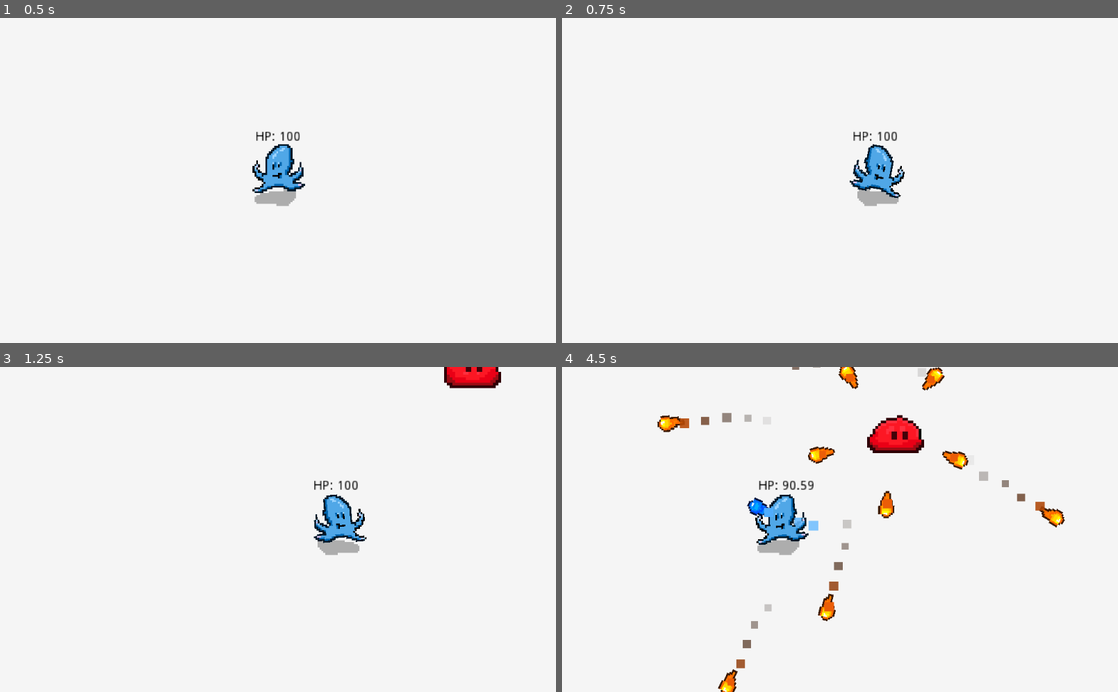
Above: before the commit, frames 1-4 (two rows, left to right).
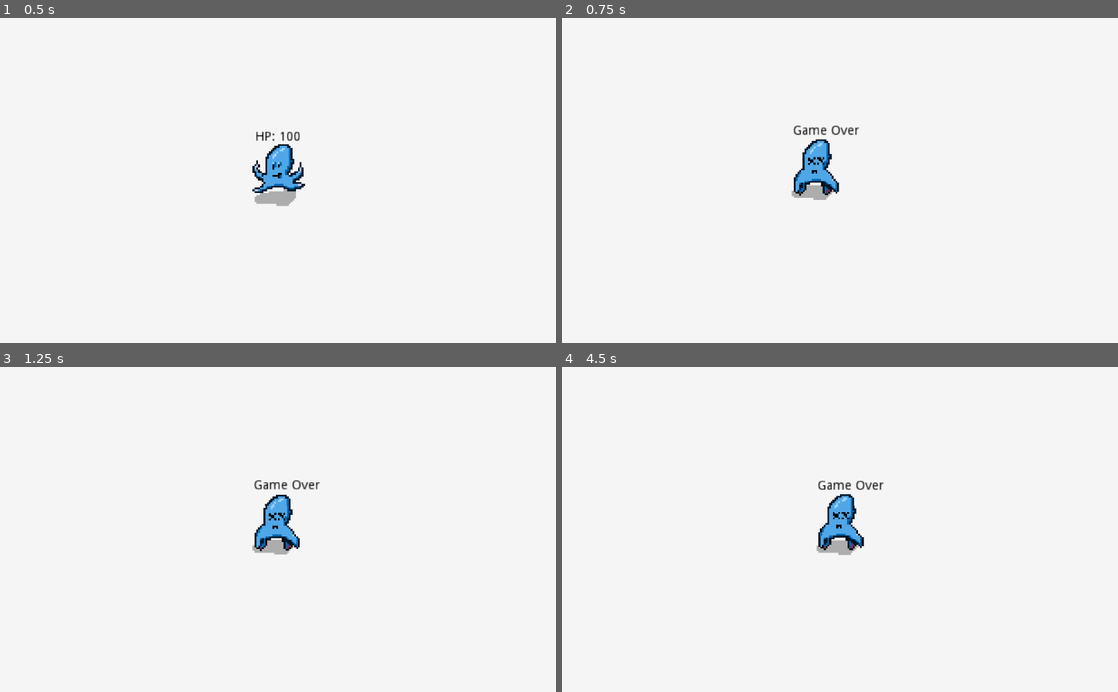
Above: after the commit, the same moments.

Repository: Talamander/gamechallenge
Game: Godot game, scene res://2D Version/World.tscn
The game is run twice, just before and just after one commit, with the same random seed, the same clock (stepped at 60 frames per second) and the same inputs.
Inputs (mouse positions are in pixels of both pictures, inside the frame that each line leads up to):
- Up to frame 1 (0.5 s): no input
- Up to frame 2 (0.75 s): tap Enter (ui_accept) at 0.5, 0.6 s; move the mouse to (962, 164) at 0.52 s; hold Right (ui_right) from 0.53 s (still down)
- Up to frame 3 (1.25 s): keep holding Right (ui_right); tap Enter (ui_accept) at 0.77, 1.07 s
- Up to frame 4 (4.5 s): move the mouse to (728, 545) at 1.27 s; release Right (ui_right) at 1.28 s; hold Down (ui_down) 1.28-2.03 s; click (728, 545) at 1.35 s; tap Enter (ui_accept) at 1.52, 1.55, 1.82, 2.1, 3.02, 3.05, 3.32, 3.6, 3.77, 4.07 s; move the mouse to (895, 458) at 2.02 s; hold Right (ui_right) 2.03-2.78 s; move the mouse to (812, 594) at 2.77 s; hold Up (ui_up) 2.78-3.53 s; click (812, 594) at 2.85 s; move the mouse to (1006, 578) at 3.52 s; hold Left (ui_left) from 3.53 s (still down); move the mouse to (673, 480) at 4.27 s; click (673, 480) at 4.35 s

Frame 1 is identical in both runs. In frame 2, 2.5% of the frame differs, in the area x 41-62%, y 33-58%; in frame 3, 3.1%; in frame 4, 5.9%, in the area x 17-91%, y 0-100%.
Error before the commit: Invalid set index 'enabled' (on base: 'Nil') with value of type 'bool'. (res://2D)

Commit message:
Like, Comment, and Subscribe
Final Push

Diff:
--- a/autoshooter/2D Version/Parent Classes/RayController.gd
+++ b/autoshooter/2D Version/Parent Classes/RayController.gd
@@ -11,11 +11,7 @@
 
 func _physics_process(delta):
 
-	#DEBUG
-	if Input.is_action_just_pressed("ui_accept"):
-		print("Rays: ", ray_list)
-		var delete = ray_list.pop_back()
-		delete.enabled = false
+
 
 
 
--- a/autoshooter/2D Version/Player/Player.gd
+++ b/autoshooter/2D Version/Player/Player.gd
@@ -70,6 +70,8 @@
 		playerHealth += 0.01;
 		healthLabel.text = "HP: " + String(playerHealth)
 
+	if Input.is_action_just_pressed("ui_accept"):
+		TakeDamage(100)
 
 #Animation System
 func animHandler():
--- a/autoshooter/2D Version/World.tscn
+++ b/autoshooter/2D Version/World.tscn
@@ -10,13 +10,40 @@
 script = ExtResource( 3 )
 
 [node name="Enemy" parent="." instance=ExtResource( 2 )]
-position = Vector2( 540, 236 )
+position = Vector2( 2255, -56 )
 
 [node name="Enemy2" parent="." instance=ExtResource( 2 )]
-position = Vector2( -197, 770 )
+position = Vector2( 1518, 478 )
 
 [node name="Enemy3" parent="." instance=ExtResource( 2 )]
-position = Vector2( -216, 73 )
+position = Vector2( 1499, -219 )
+
+[node name="Enemy4" parent="." instance=ExtResource( 2 )]
+position = Vector2( 1891, -401 )
+
+[node name="Enemy5" parent="." instance=ExtResource( 2 )]
+position = Vector2( 1154, 133 )
+
+[node name="Enemy6" parent="." instance=ExtResource( 2 )]
+position = Vector2( 1135, -564 )
+
+[node name="Enemy7" parent="." instance=ExtResource( 2 )]
+position = Vector2( 2892, 557 )
+
+[node name="Enemy8" parent="." instance=ExtResource( 2 )]
+position = Vector2( 2155, 1091 )
+
+[node name="Enemy9" parent="." instance=ExtResource( 2 )]
+position = Vector2( 2136, 394 )
+
+[node name="Enemy10" parent="." instance=ExtResource( 2 )]
+position = Vector2( 3564, -296 )
+
+[node name="Enemy11" parent="." instance=ExtResource( 2 )]
+position = Vector2( 2827, 238 )
+
+[node name="Enemy12" parent="." instance=ExtResource( 2 )]
+position = Vector2( 2808, -459 )
 
 [node name="Player" parent="." instance=ExtResource( 1 )]
 position = Vector2( 122, 432 )
Not shown, changed: .DS_Store
Not shown, changed: autoshooter/.DS_Store
Not shown, changed: autoshooter/2D Version/.DS_Store
Not shown, changed: autoshooter/2D Version/Sounds/.DS_Store
